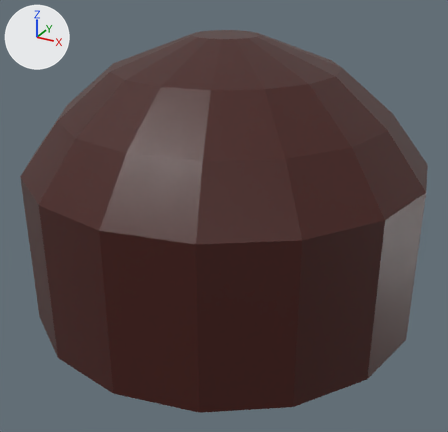
A saved change to the Blender file graphics/level/cavetest.blend.
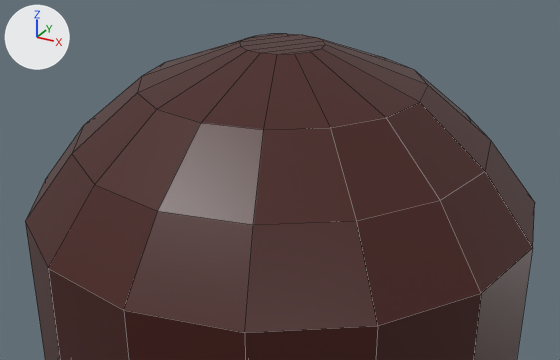
Old and new are each drawn whole from a camera (50 mm lens) standing at (73.5, -134.6, 39.4) and looking at (1.9, -4.4, -25.7) and again close up from a camera (50 mm lens) standing at (70.2, -128.4, 55.2) and looking at (-1.4, 1.7, -9.9). The lights are fixed; the arrows at upper left show +X, +Y and +Z. The close-ups show mesh edges as thin lines.
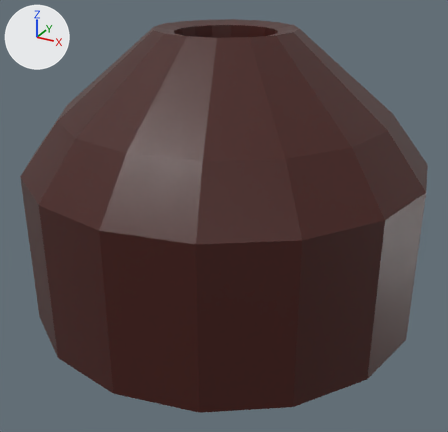
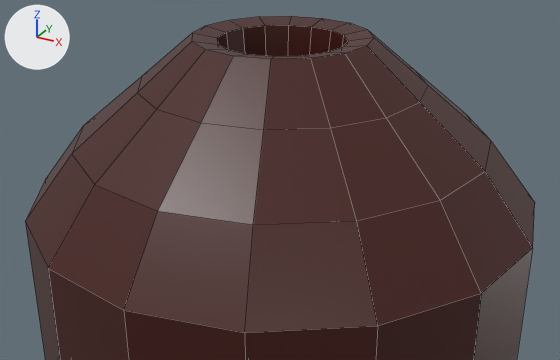
Where the change shows, as pixel boxes (x1, y1, x2, y2) in the close-ups (560 x 360 px):
'Circle', reshaped: before (25, 34, 535, 360); after (25, 16, 535, 360)
part 1 of me_circle, built on: before (137, 34, 428, 130); after (137, 16, 428, 130)

The edits, one by one:
me_circle is used by ob_circle; location (0.0, 0.0, 0.0).
me_circle had 160 vertices, 158 faces and spanned x -50.9..50.9, y -50.9..50.9, z -50.7..19.6.
me_circle now has 192 vertices, 192 faces and spans x -50.9..50.9, y -50.9..50.9, z -50.7..21.1.
Part 1, on me_circle:
8 vertices are removed from x -7.6..7.6, y -5.8..5.8, z 16.7..19.6.
26 faces are deleted.
16 vertices in x -38.6..38.6, y -38.6..38.6, z -0.5 move by (0.0, 0.0, -3.4).
16 vertices in x -26.3..26.3, y -26.3..26.3, z 9.8 move by (0.0, 0.0, -4.5).
24 vertices move from x -8.2..8.2, y -8.2..8.2, z 16.7..19.6 to x -17.4..17.4, y -17.4..17.4, z 9.9..21.1.
40 vertices are added at x -16.1..16.1, y -12.5..12.5, z 9.9..21.1.
60 new faces join them.
